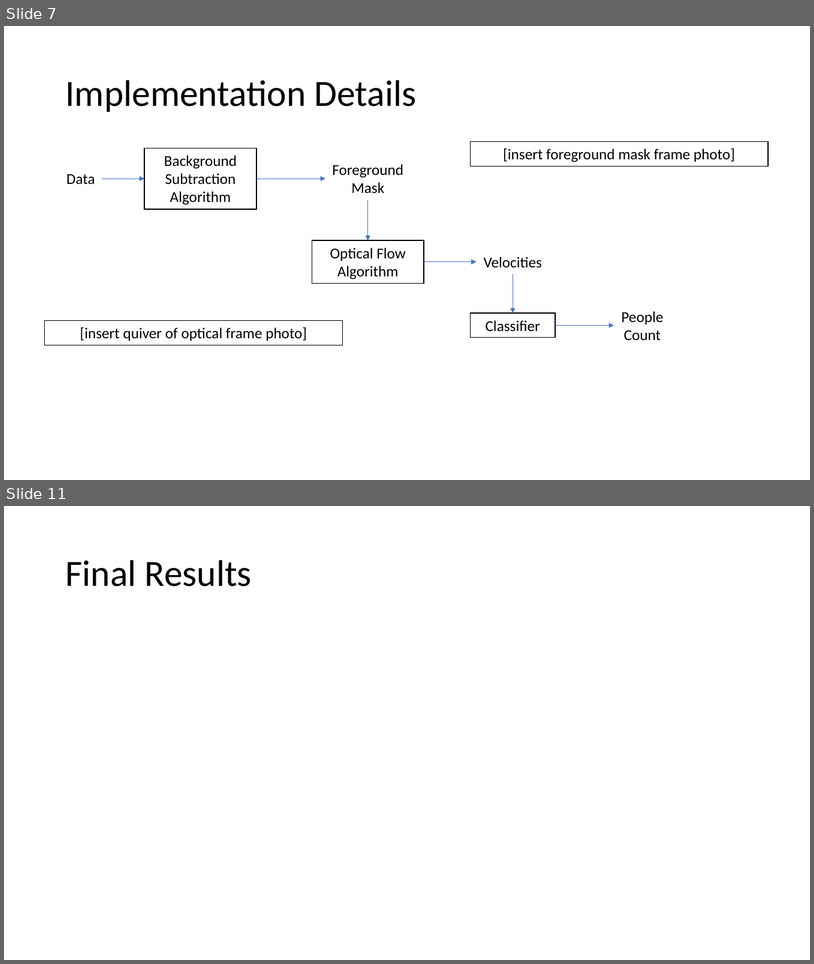
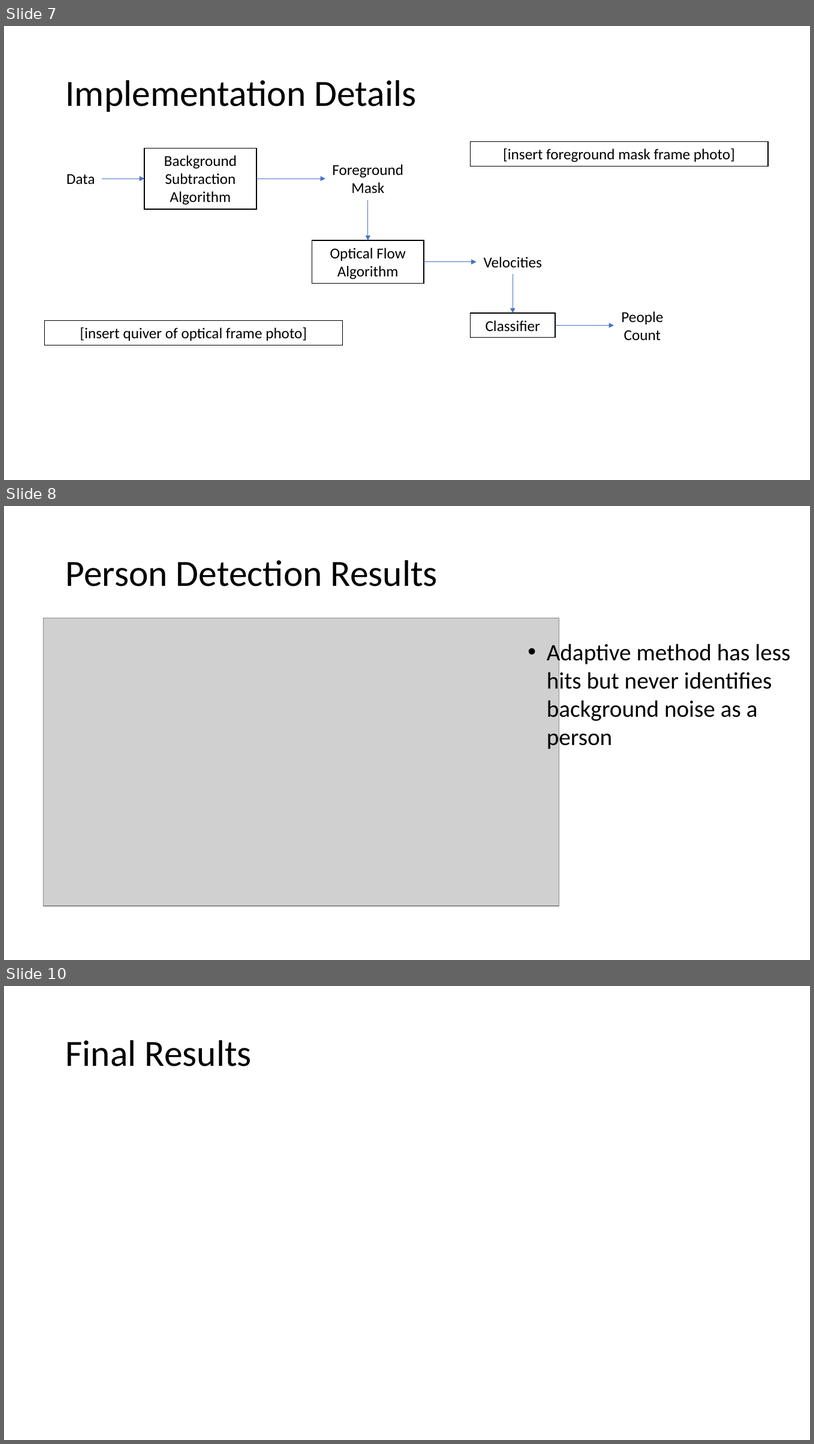
Before and after one commit to janisirene/Occusense, a slide deck: EC520_FinalPresentation.pptx. Shown one above the other, each under a label of ours: slides 7 and 11 before the commit, slides 7, 8 and 10 after it; the slides between them are not shown. The pictures are 814x964 and 814x1444 pixels, drawn with LibreOffice and Linux fonts; fonts in the diff are those of the drawing; grey boxes stand for pictures. Boxes give left, top, right and bottom in pixels: in the first picture for what was removed or moved away, otherwise in the second. Text is boxed around its words. In the diff, an @@ line names an element or a change of style, - is before the commit and + after.

```diff
--- a/EC520_FinalPresentation.pptx
+++ b/EC520_FinalPresentation.pptx
@@ slide 8 added at (4,506,810,960), background #FFFFFF @@
@@ title added at (65,560,438,586), 44 pt, text #000000 @@
+Person Detection Results
@@ picture added at (44,618,560,906) @@
@@ text added at (547,640,791,751), 28 pt, text #000000 @@
+• Adaptive method has less hits but never identifies background noise as a person
@@ what was slide 11 is now slide 10 @@
```
Also in this commit, not shown: 3 slides changed, 2 other slides added, 4 slides removed.
